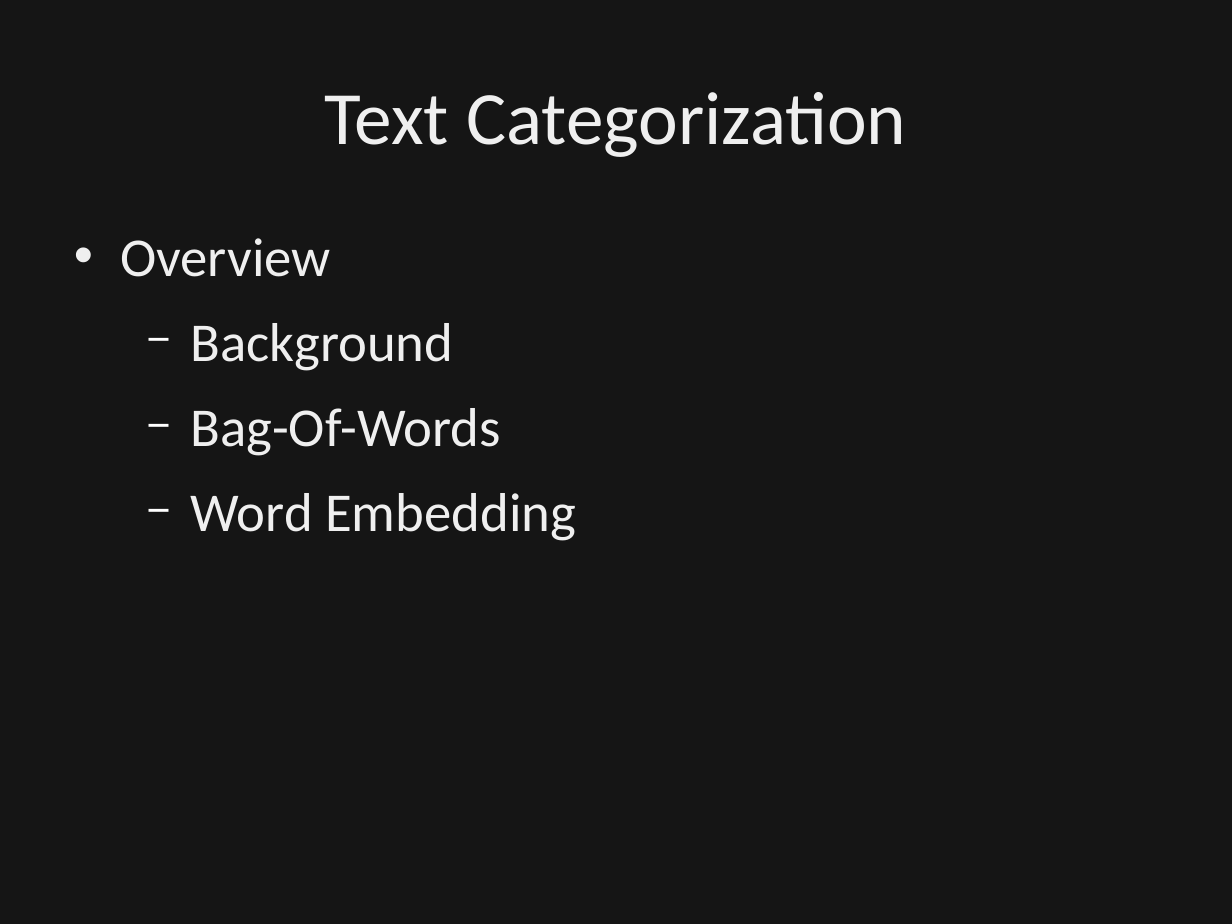
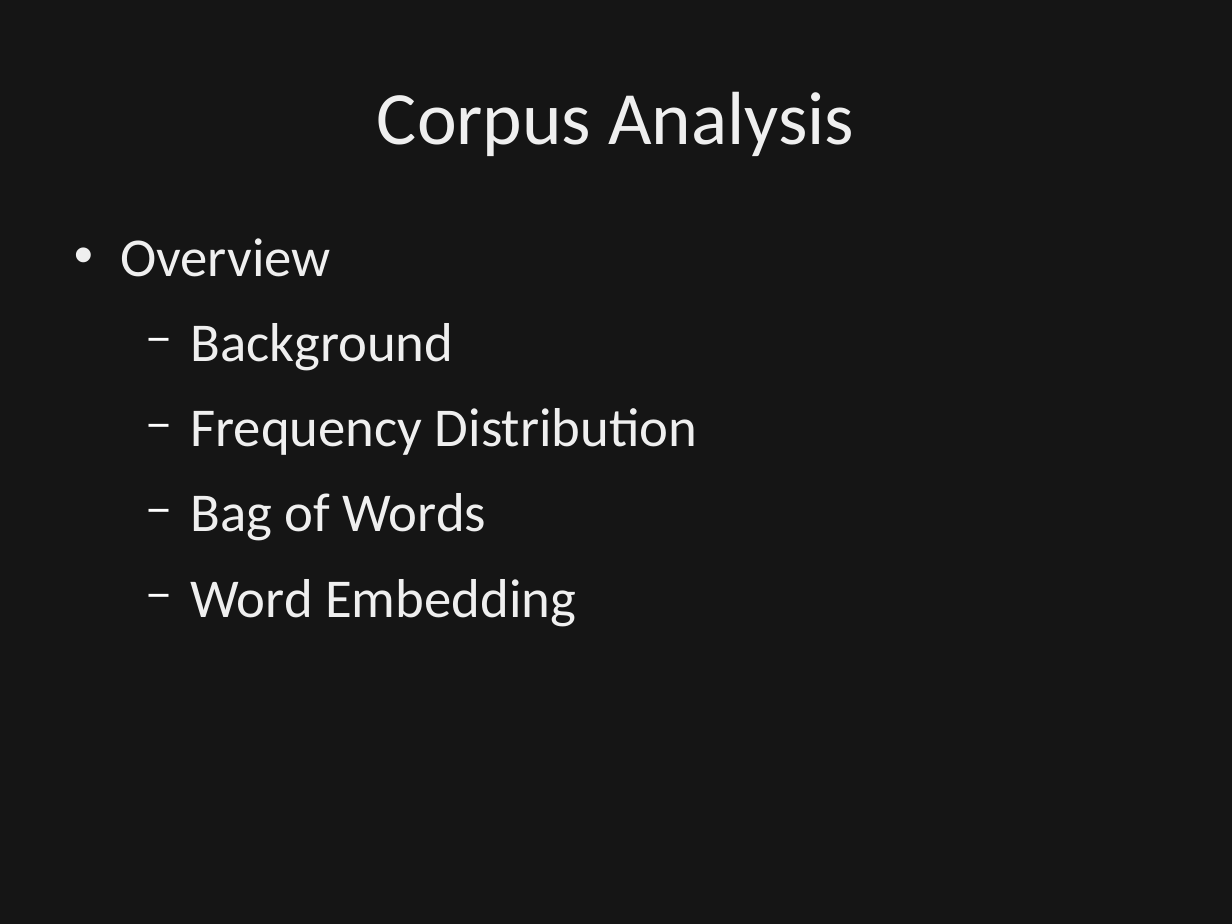
Before and after one commit to dbowmans46/PracticalProgramming, a slide deck: slide 47 of Session 7 - Python/Instructional Material/Session 7 - Python Brief Intro to NLP.odp (slide 51 before the commit). Drawn at 1232x924 pixels with LibreOffice and Linux fonts; fonts in the diff are those of the drawing; background and template pictures are left out; a plain dark background stands for a picture behind light text. Boxes give left, top, right and bottom in pixels: in the first picture for what was removed or moved away, otherwise in the second. Text is boxed around its words. In the diff, an @@ line names an element or a change of style, - is before the commit and + after.

Commit message:
Combined basic text analysis and text classificatoin slides.  Added slides for bag of words and word embedding.  Created python file for corpus analysis examples.  Clarified POS tagger.

```diff
--- a/Session 7 - Python/Instructional Material/Session 7 - Python Brief Intro to NLP.odp
+++ b/Session 7 - Python/Instructional Material/Session 7 - Python Brief Intro to NLP.odp
@@ title at (x1=377, y1=91, x2=854, y2=156): text changed @@
-Text Categorization
+Corpus Analysis
@@ text at (x1=190, y1=408, x2=698, y2=541): text changed @@
-  − Bag-Of-Words
+  − Frequency Distribution
+  − Bag of Words
```
Also in this commit, not shown: 7 other slides changed, 14 slides added, 2 slides removed, 1 other file.
